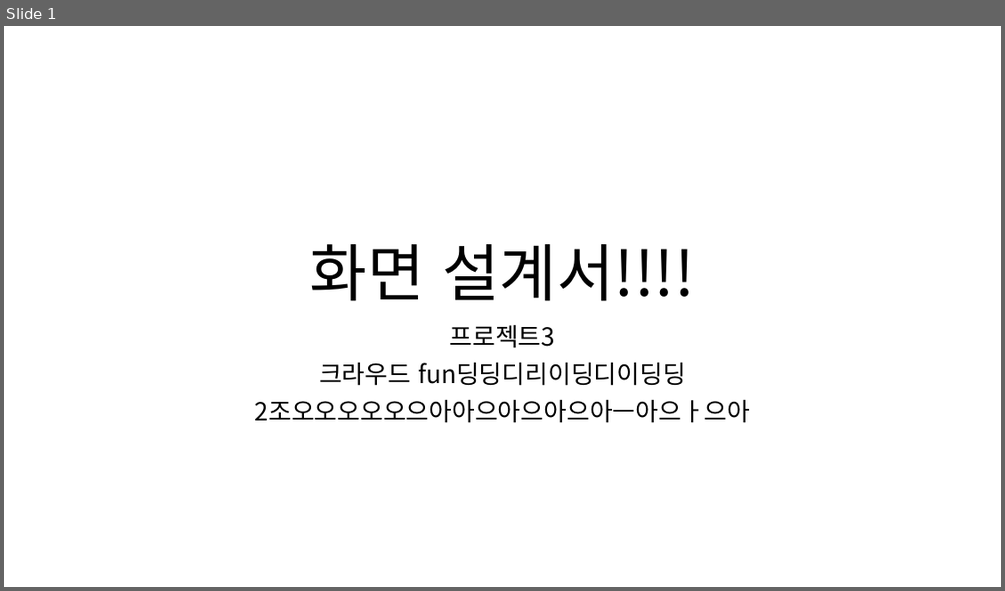
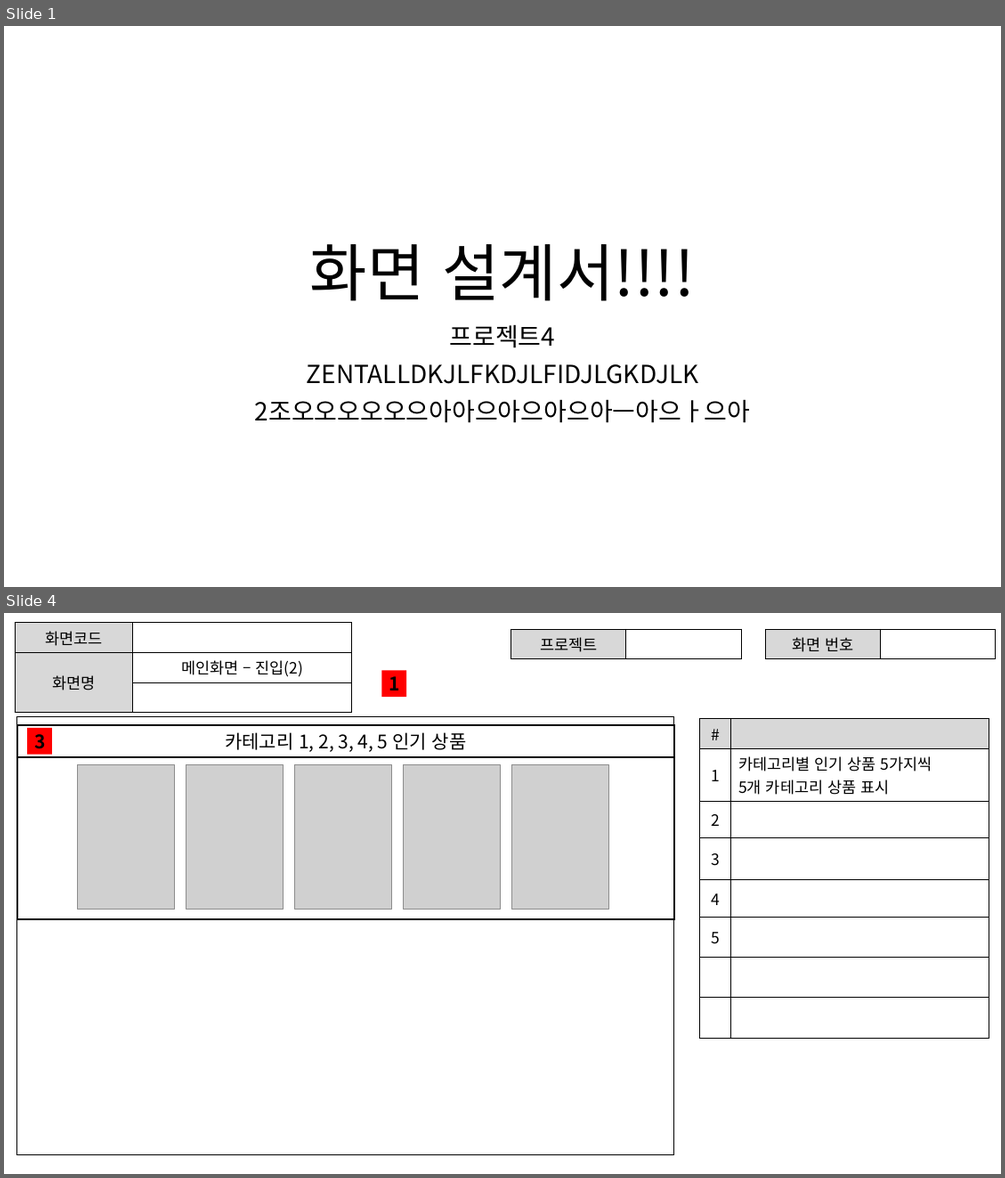
Before and after one commit to ezenteam2/RentalEquip, a slide deck: 0 발표용 파워포인트/project04 - 파워포인트 종합 - 현태.pptx. Shown one above the other, each under a label of ours: slide 1 before the commit, slides 1 and 4 after it; the slides between them are not shown. The pictures are 1005x591 and 1005x1178 pixels, drawn with LibreOffice and Linux fonts; fonts in the diff are those of the drawing; grey boxes stand for pictures. Boxes give left, top, right and bottom in pixels: in the first picture for what was removed or moved away, otherwise in the second. Text is boxed around its words. In the diff, an @@ line names an element or a change of style, - is before the commit and + after.

```diff
--- a/0 발표용 파워포인트/project04 - 파워포인트 종합 - 현태.pptx
+++ b/0 발표용 파워포인트/project04 - 파워포인트 종합 - 현태.pptx
@@ slide 4 added at box(4, 613, 1001, 1174), background #FFFFFF @@
@@ table added at box(15, 623, 352, 701), 3 rows, 2 columns @@
+화면코드 | 
+화면명 | 메인화면 – 진입(2)
+ | 
@@ table added at box(511, 629, 741, 656), 1 rows, 2 columns @@
+프로젝트 | 
@@ table added at box(765, 629, 995, 656), 1 rows, 2 columns @@
+화면 번호 | 
@@ rectangle added at box(381, 671, 406, 697), fill #FF0000, 18 pt, text #000000, bold @@
+1
@@ rectangle added at box(16, 717, 673, 1154), outline #000000 1 pt @@
@@ table added at box(700, 718, 989, 1027), 8 rows, 2 columns @@
+# | 
+1 | 카테고리별 인기 상품 5가지씩 / 5개 카테고리 상품 표시
+2 | 
+3 | 
+4 | 
+5 | 
+ | 
+ | 
@@ rectangle added at box(17, 725, 675, 757), outline #000000 1.5 pt, 18 pt, text #000000 @@
+카테고리 1, 2, 3, 4, 5 인기 상품
@@ rectangle added at box(27, 728, 52, 754), fill #FF0000, 18 pt, text #000000, bold @@
+3
@@ rectangle added at box(16, 757, 674, 919), outline #000000 1.5 pt @@
@@ picture added at box(77, 765, 175, 909) @@
@@ picture added at box(186, 765, 283, 909) @@
@@ picture added at box(295, 765, 392, 909) @@
@@ picture added at box(404, 765, 501, 909) @@
@@ picture added at box(512, 765, 609, 909) @@
@@ slide 1 changed as well @@
@@ subtitle at box(307, 324, 699, 384): text changed @@
-프로젝트3
-크라우드 fun딩딩디리이딩디이딩딩
+프로젝트4
+ZENTALLDKJLFKDJLFIDJLGKDJLK
```
Also in this commit, not shown: 9 other slides added, 1 other file.
